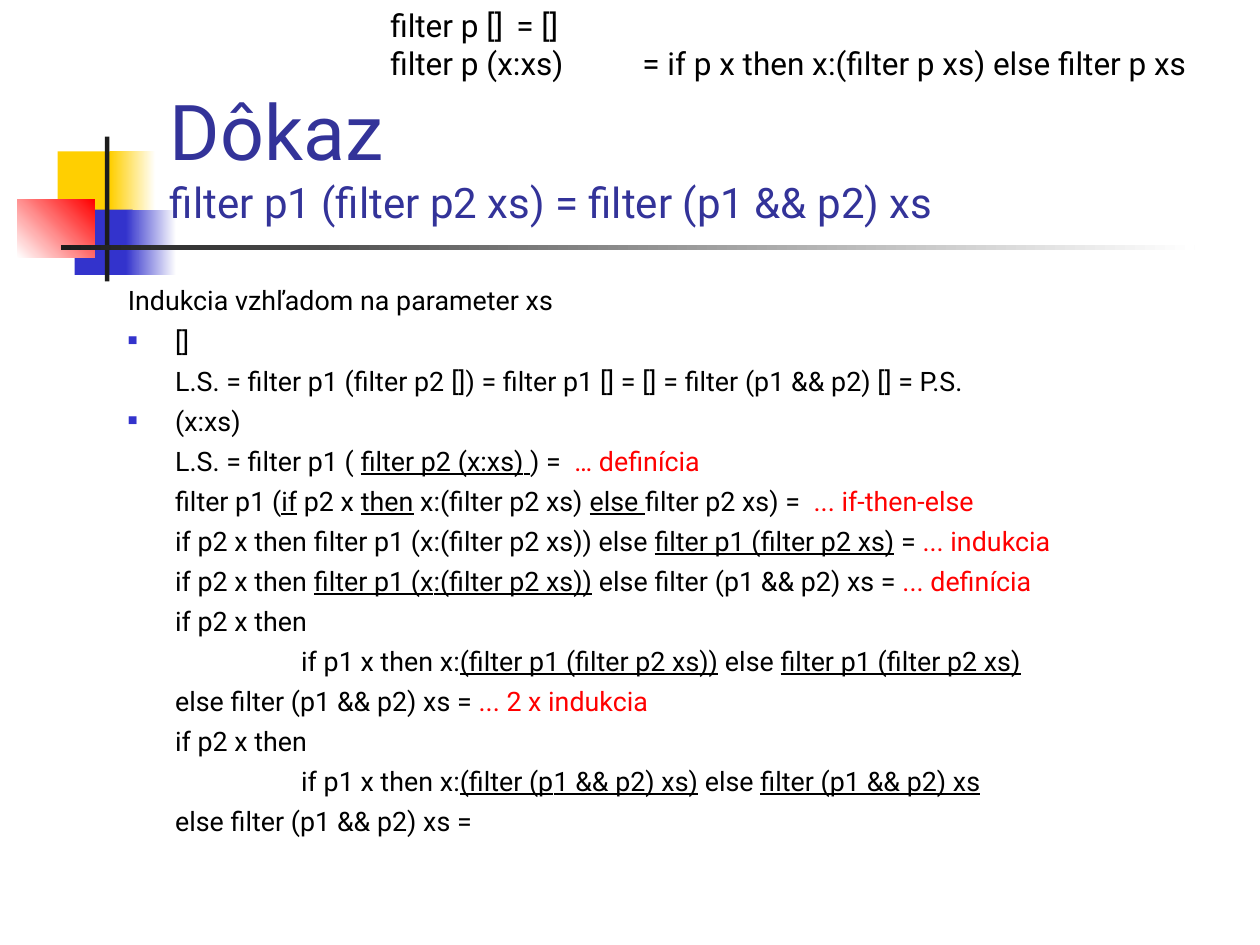
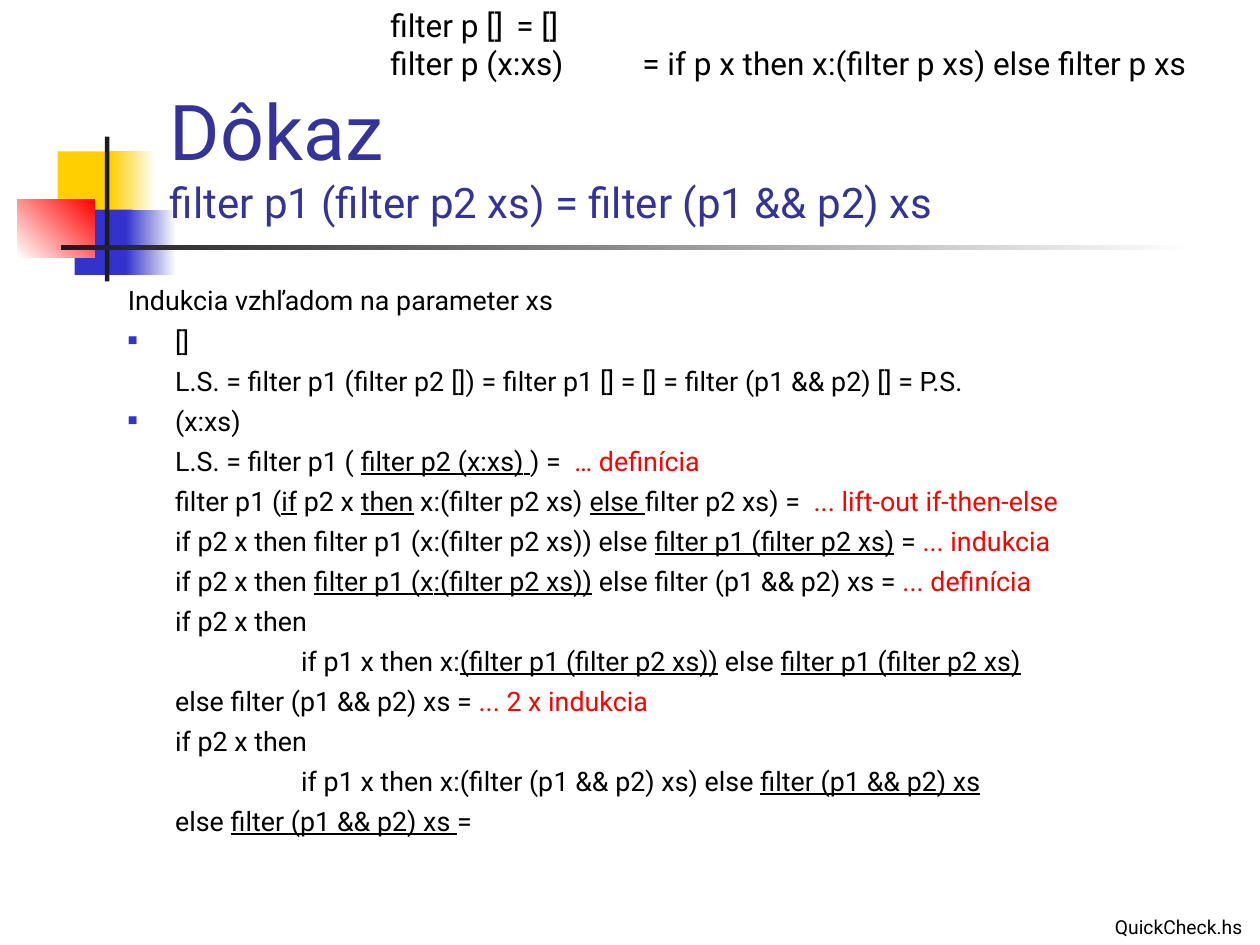
Before and after one commit to Funkcionalne/Prednasky, a slide deck: slide 8 of 02/02_fpro.ppt. Drawn at 1260x945 pixels with LibreOffice and Linux fonts; fonts in the diff are those of the drawing. Boxes give left, top, right and bottom in pixels: in the first picture for what was removed or moved away, otherwise in the second. Text is boxed around its words. In the diff, an @@ line names an element or a change of style, - is before the commit and + after.

```diff
--- a/02/02_fpro.ppt
+++ b/02/02_fpro.ppt
@@ text at [175, 489, 1058, 517]: text changed @@
-filter p1 (if p2 x then x:(filter p2 xs) else filter p2 xs) = ... if-then-else
+filter p1 (if p2 x then x:(filter p2 xs) else filter p2 xs) = ... lift-out if-then-else
@@ text at [175, 769, 980, 837]: underline off in "x:(filter (p1 && p2) xs)"; underline on in "filter (p1 && p2) xs" @@
@@ text added at [1115, 919, 1242, 936], 11 pt, text #000000 @@
+QuickCheck.hs
```
Also in this commit, not shown: 9 other slides changed, 1 slide added, 2 other files.
